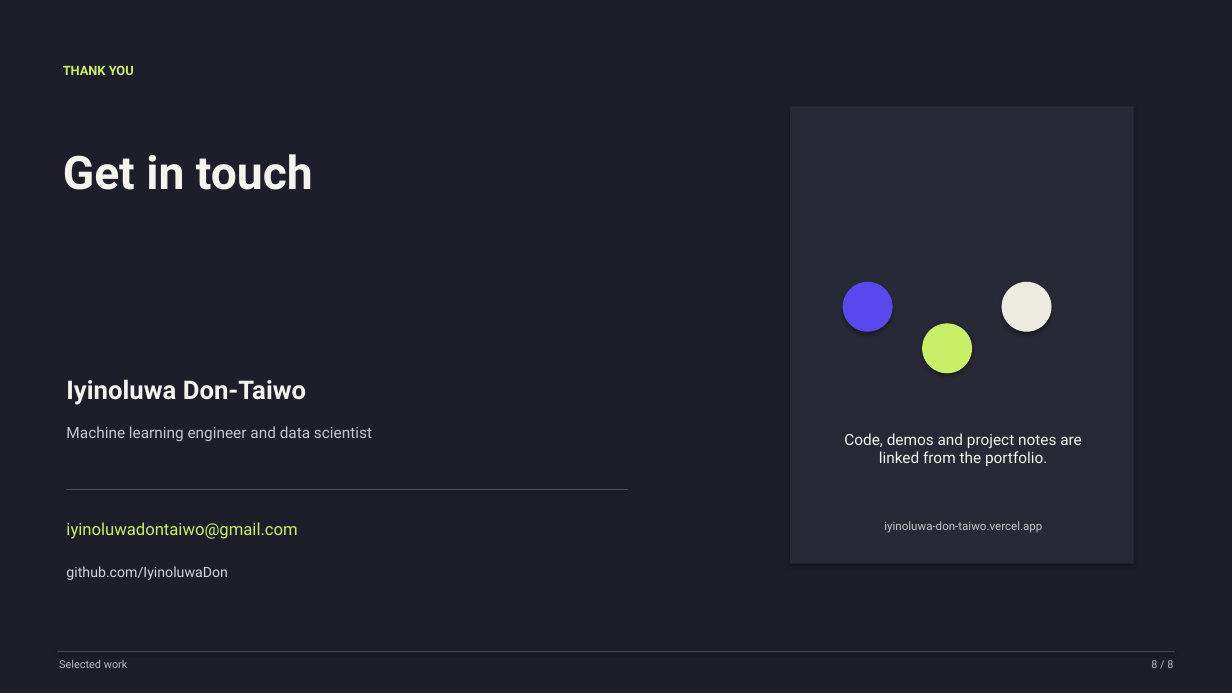
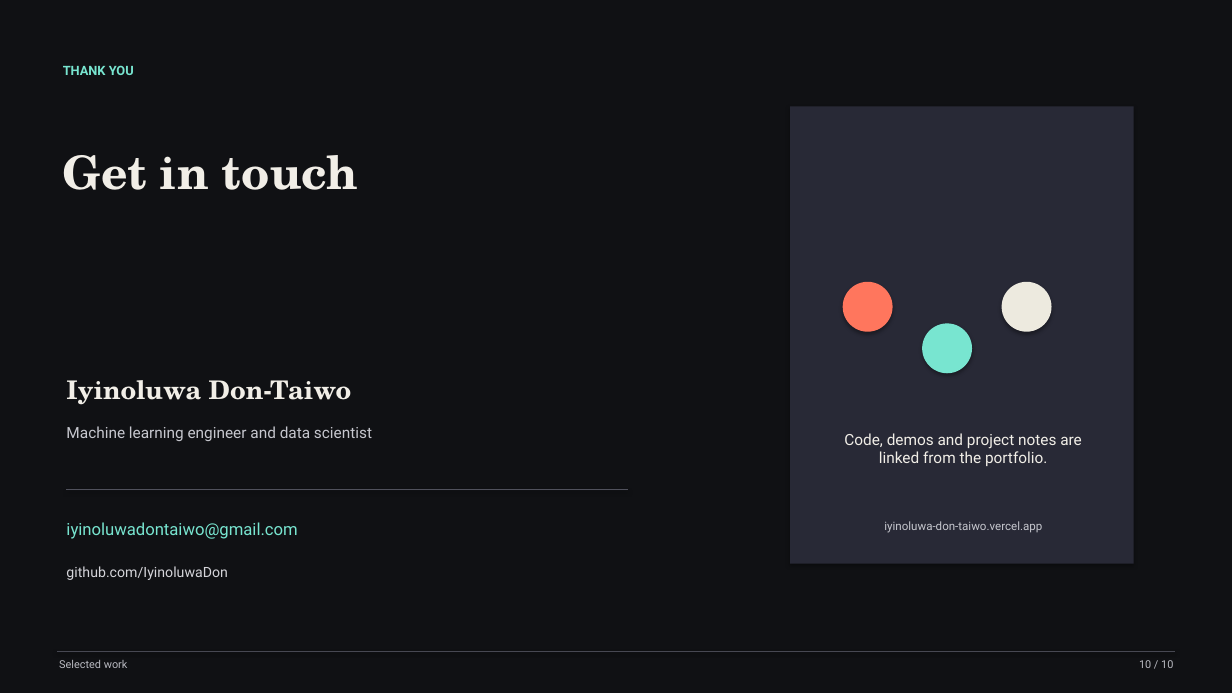
Before and after one commit to IyinoluwaDon/Portfolio, a slide deck: slide 10 of public/decks/iyinoluwa-don-taiwo-projects.pptx (slide 8 before the commit). Drawn at 1232x693 pixels with LibreOffice and Linux fonts; fonts in the diff are those of the drawing. Boxes give left, top, right and bottom in pixels: in the first picture for what was removed or moved away, otherwise in the second. Text is boxed around its words. In the diff, an @@ line names an element or a change of style, - is before the commit and + after.

```diff
--- a/public/decks/iyinoluwa-don-taiwo-projects.pptx
+++ b/public/decks/iyinoluwa-don-taiwo-projects.pptx
@@ background #1D1E2A to #101114 @@
@@ text "THANK YOU" at [63, 65, 134, 75]: text colour #C9EF68 to #78E5D0 @@
@@ text "Get in touch" at [63, 155, 358, 190]: font Roboto to TeX Gyre Schola, text colour #F5F3ED to #F1EEE7 @@
@@ ellipse at [843, 282, 893, 332]: fill #5A48EF to #FF765D @@
@@ ellipse at [922, 323, 972, 373]: fill #C9EF68 to #78E5D0 @@
@@ text "Iyinoluwa Don-Taiwo" at [66, 380, 352, 405]: font Roboto to TeX Gyre Schola, text colour #F5F3ED to #F1EEE7 @@
@@ text "iyinoluwadontaiwo@gmail.com" at [66, 522, 297, 539]: text colour #C9EF68 to #78E5D0 @@
@@ text at [1139, 660, 1173, 668]: text changed @@
-8 / 8
+10 / 10
```
Also in this commit, not shown: 7 other slides changed, 2 slides added, 21 other files.
